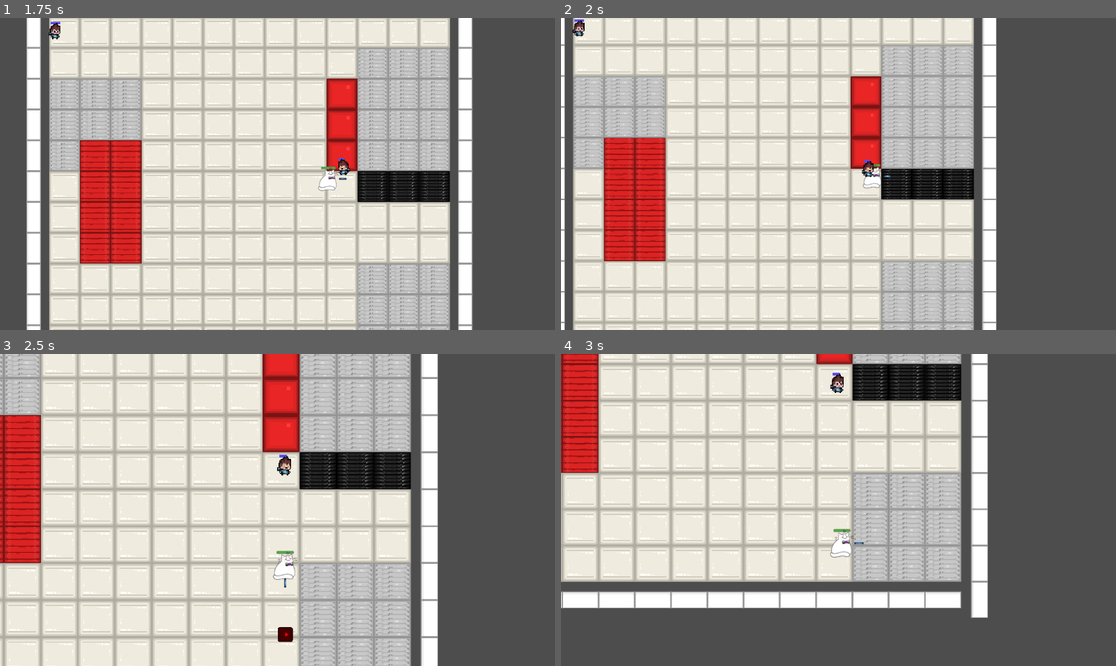
Above: before the commit, frames 1-4 (two rows, left to right).
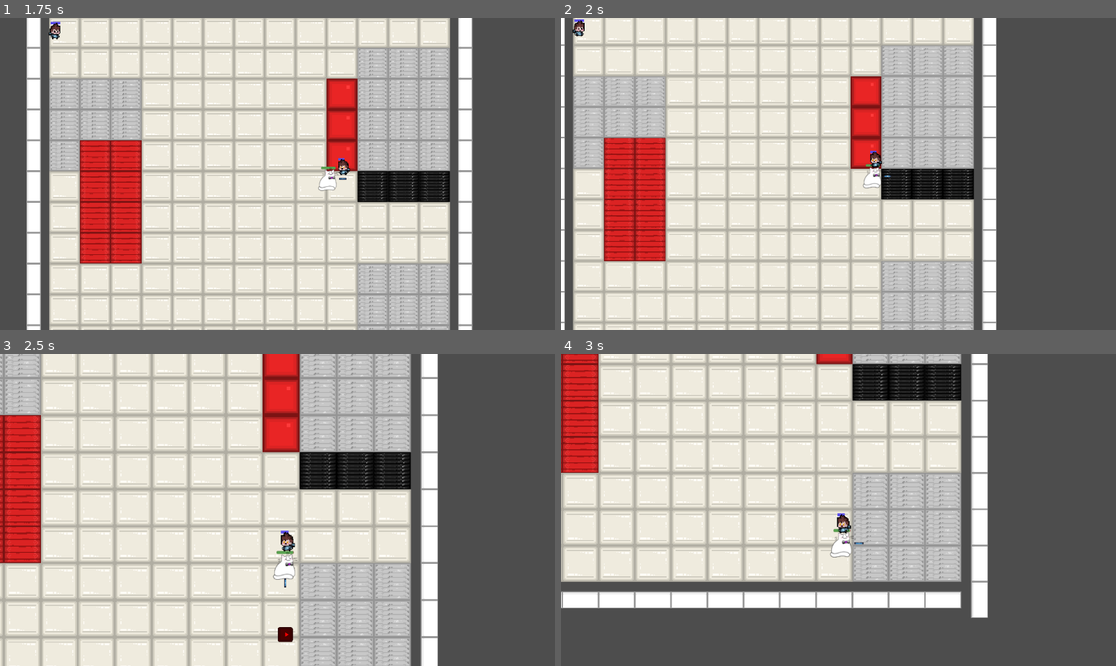
Above: after the commit, the same moments.

Repository: P0127/HSDuckies-Videogame-Group-project-at-HSD
Game: Godot game, scene res://main.tscn
The game is run twice, just before and just after one commit, with the same random seed, the same clock (stepped at 60 frames per second) and the same inputs. The engine's default icon, where the game draws it, is replaced by a stand-in: a white triangle on a blue panel in a dark square.
Inputs (mouse positions are in pixels of both pictures, inside the frame that each line leads up to):
- Up to frame 1 (1.75 s): click "Start" at 0.5 s; move the mouse to (399, 158) at 1.27 s; press the mouse at (399, 158) at 1.28 s; hold D (move_right) from 1.28 s (still down)
- Up to frame 2 (2 s): keep holding D (move_right)
- Up to frame 3 (2.5 s): move the mouse to (166, 525) at 2.02 s; release D (move_right) at 2.03 s; release the mouse at (166, 525) at 2.03 s; hold S (move_down) from 2.03 s (still down); tap Mouse wheel up (zoom_in) at 2.1 s
- Up to frame 4 (3 s): move the mouse to (894, 441) at 2.77 s; release S (move_down) at 2.78 s; hold D (move_right) from 2.78 s (still down); tap Mouse wheel down (zoom_out) at 2.85 s

Frame 1 is identical in both runs. In frame 2, 0.2% of the frame differs, in the area x 54-58%, y 42-52%; in frame 3, 0.3%, in the area x 49-54%, y 32-64%; in frame 4, 0.3%.

Commit message:
Collision Update
Collision is enabled again for Mobs and Players, Hitbox Player has been sized up to avoid hitbox = collision

Diff:
--- a/mob.tscn
+++ b/mob.tscn
@@ -37,7 +37,7 @@
 
 [node name="Mob" type="CharacterBody2D"]
 collision_layer = 2
-collision_mask = 16
+collision_mask = 17
 script = ExtResource("1_nokgg")
 metadata/_edit_group_ = true
 
--- a/player.tscn
+++ b/player.tscn
@@ -38,7 +38,7 @@
 }]
 
 [sub_resource type="CircleShape2D" id="CircleShape2D_sweqy"]
-radius = 25.02
+radius = 28.0
 
 [node name="Player" type="CharacterBody2D"]
 collision_mask = 16
